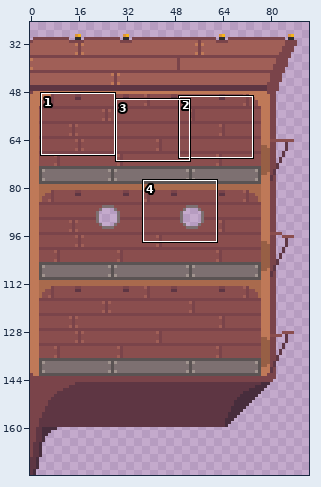
A sprite sheet gets an edit: Assets/Sprites/Level/Airship_Player.png. The picture above shows the old version from afar; the outline marks the close-up.
Close-up. First the earlier version:
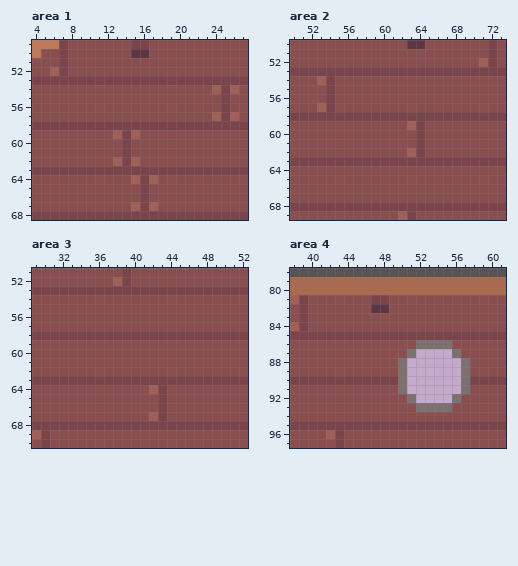
The file is 96x176 pixels. Colours within 5 levels of each other are drawn and written as one. Shown: area 1: x 4..27, y 49..68; area 2: x 50..73, y 50..69; area 3: x 29..52, y 51..70; area 4: x 38..61, y 78..97. The wide view leaves out empty margins. The commit also changed other parts of the picture, which this record leaves out.
New version:
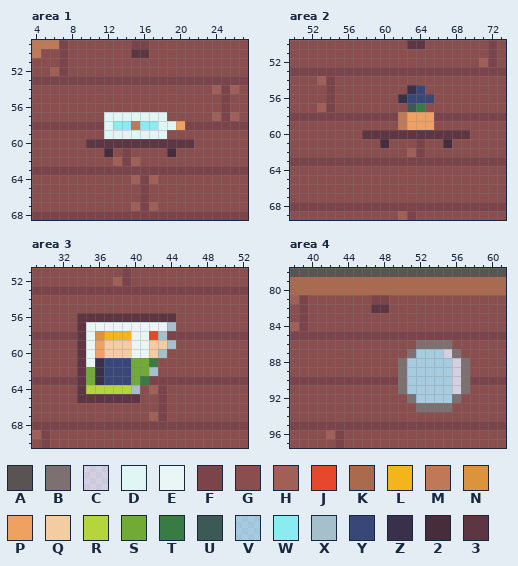
Palette (. is transparent): A #5a5353  B #7d7071  C #dff6f580  D #dff6f5  E #eaf6f6  F #7a444a  G #8a4e4e  H #a05f57  J #e6482e  K #a96a4d  L #f4b41b  M #bf7958  N #dc943c  P #eea160  Q #f4cca1  R #b6d53c  S #71aa34  T #397b44  U #3c5956  V #8aebf180  W #8aebf1  X #a5bfcb  Y #394778  Z #39314b  2 #472d3c  3 #5e3643
Diff:
--- area 1
@@ x 8..23 @@
 56 GGGGGGGGGGGGGGGG
-57 GGGGGGGGGGGGGGGG
-58 FFFFFFFFFFFFFFFF
-59 GGGGGHFHGGGGGGGG
-60 GGGGGGFGGGGGGGGG
-61 GGGGGGFGGGGGGGGG
+57 GGGGDDDDDDDGGGGG
+58 FFFFDWWMWWDDPFFF
+59 GGGGDDDDDDDGGGGG
+60 GG333333333333GG
+61 GGGG2GFGGGG2GGGG
 62 GGGGGHFHGGGGGGGG
--- area 2
@@ x 56..71 @@
 54 GGGGGGGGGGGGGGGG
-55 GGGGGGGGGGGGGGGG
-56 GGGGGGGGGGGGGGGG
-57 GGGGGGGGGGGGGGGG
-58 FFFFFFFFFFFFFFFF
-59 GGGGGGGHFGGGGGGG
-60 GGGGGGGGFGGGGGGG
-61 GGGGGGGGFGGGGGGG
+55 GGGGGGGZYGGGGGGG
+56 GGGGGGZYYYGGGGGG
+57 GGGGGGGUTGGGGGGG
+58 FFFFFFMPPPFFFFFF
+59 GGGGGGMPPPGGGGGG
+60 GG333333333333GG
+61 GGGG2GGGFGG2GGGG
 62 GGGGGGGHFGGGGGGG
--- area 3
@@ x 32..46 @@
 55 GGGGGGGGGGGGGGG
-56 GGGGGGGGGGGGGGG
-57 GGGGGGGGGGGGGGG
-58 FFFFFFFFFFFFFFF
-59 GGGGGGGGGGGGGGG
-60 GGGGGGGGGGGGGGG
-61 GGGGGGGGGGGGGGG
-62 GGGGGGGGGGGGGGG
-63 FFFFFFFFFFFFFFF
-64 GGGGGGGGGGHFGGG
-65 GGGGGGGGGGGFGGG
+56 GG33333333333GG
+57 GG3EEEEEEEEEXGG
+58 FF3ENLLLEEJXFFF
+59 GG3EPQQQEEQQXGG
+60 GG3EPQQQEEQXGGG
+61 GG3EZYYYSSTGGGG
+62 GG3SZYYYSSXGGGG
+63 FF3SZYYYSTFFFFF
+64 GG3RRRRRXGHFGGG
+65 GG3333333GGFGGG
 66 GGGGGGGGGGGFGGG
--- area 4
@@ x 49..58 @@
 86 GGGBBBBGGG
-87 GGB....BGG
-88 GB......BG
-89 GB......BG
-90 FB......BF
-91 GB......BG
-92 GGB....BGG
+87 GGBVVVCBGG
+88 GBVVVVVCBG
+89 GBVVVVVCBG
+90 FBVVVVVCBF
+91 GBVVVVVCBG
+92 GGBVVVVBGG
 93 GGGBBBBGGG
Boxes around the changes in both close-ups, in picture pixels (x1, y1, x2, y2):
changed: (86, 112, 194, 157)
changed: (362, 85, 470, 148)
changed: (77, 313, 176, 403)
added: (407, 349, 461, 403)
